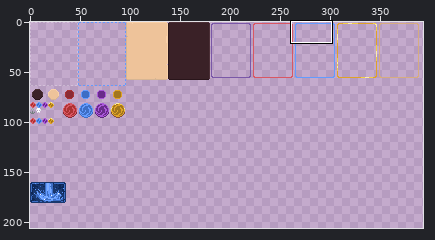
Pixel-art file, stored at src/assets/sprites.aseprite. The picture above shows the old version from afar; the outline marks the close-up.
Close-up. Old version:
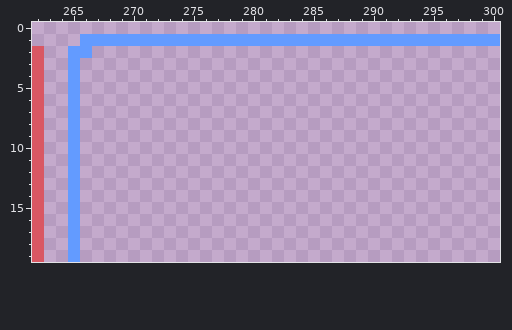
600x600 pixels, 1 frame. Shown: x 262..300, y 0..19. The wide view leaves out empty margins. The commit also changed other parts of the picture, which this record leaves out.
Now the later version:
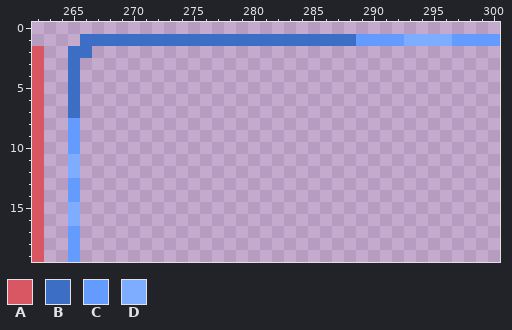
Palette (. is transparent): A #d95763  B #3d6ec5  C #639bff  D #7eadff
The exact change:
--- layer "Layer 1"
@@ x 262..300 @@
  0 .......................................
- 1 ....CCCCCCCCCCCCCCCCCCCCCCCCCCCCCCCCCCC
- 2 A..CC..................................
- 3 A..C...................................
- 4 A..C...................................
- 5 A..C...................................
- 6 A..C...................................
- 7 A..C...................................
+ 1 ....BBBBBBBBBBBBBBBBBBBBBBBCCCCDDDDCCCC
+ 2 A..BB..................................
+ 3 A..B...................................
+ 4 A..B...................................
+ 5 A..B...................................
+ 6 A..B...................................
+ 7 A..B...................................
  8 A..C...................................
@@ x 263..267 @@
 10 ..C..
-11 ..C..
-12 ..C..
+11 ..D..
+12 ..D..
 13 ..C..
 14 ..C..
-15 ..C..
-16 ..C..
+15 ..D..
+16 ..D..
 17 ..C..
Boxes around the changes in both close-ups, in picture pixels (x1, y1, x2, y2):
changed: (68, 34, 356, 226)
changed: (404, 34, 452, 46)
